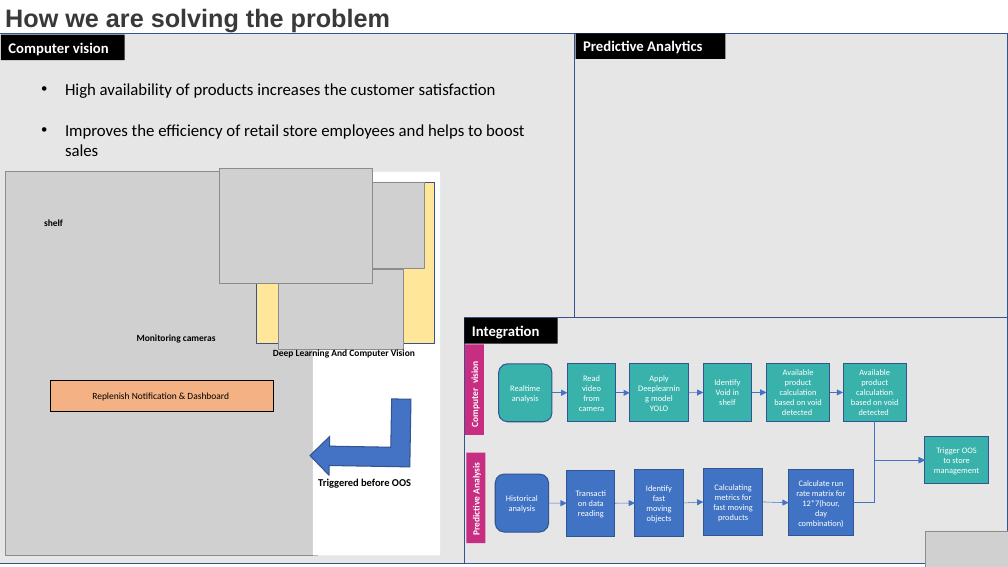
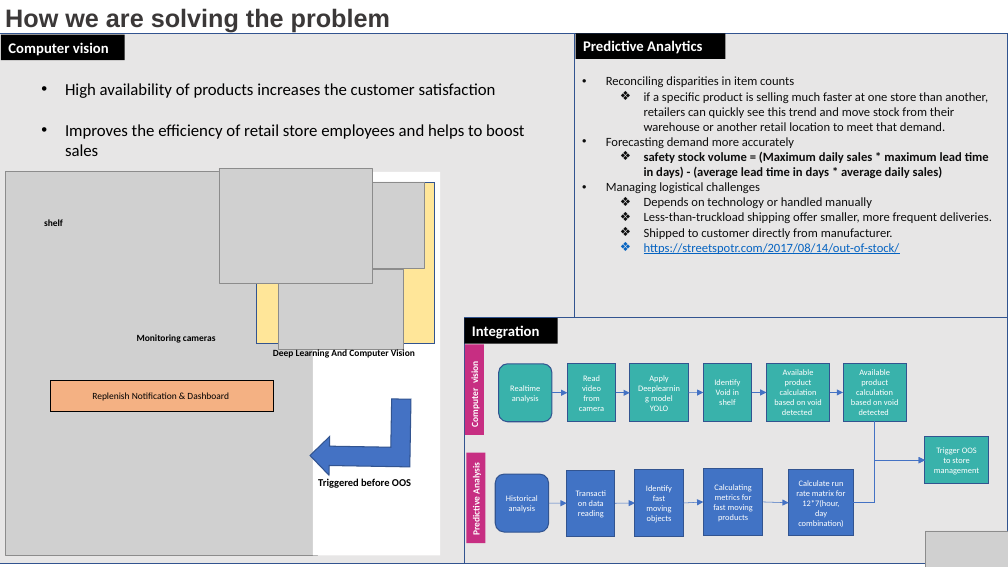
Before and after one commit to ankitnamdeo34/hackerearth_p-g, a slide deck: slide 2 of P_and_G_modified_R.pptx. Drawn at 1008x567 pixels with LibreOffice and Linux fonts; fonts in the diff are those of the drawing; grey boxes stand for pictures. Boxes give left, top, right and bottom in pixels: in the first picture for what was removed or moved away, otherwise in the second. Text is boxed around its words. In the diff, an @@ line names an element or a change of style, - is before the commit and + after.

```diff
--- a/P_and_G_modified_R.pptx
+++ b/P_and_G_modified_R.pptx
@@ text in rectangle at [606, 76, 992, 254]: text added @@
+• Reconciling disparities in item counts
+  ❖ if a specific product is selling much faster at one store than another, retailers can quickly see this trend and move stock from their warehouse or another retail location to meet that demand.
+• Forecasting demand more accurately
+  ❖ safety stock volume = (Maximum daily sales * maximum lead time in days) - (average lead time in days * average daily sales)
+• Managing logistical challenges
+  ❖ Depends on technology or handled manually
+  ❖ Less-than-truckload shipping offer smaller, more frequent deliveries.
+  ❖ Shipped to customer directly from manufacturer.
+  ❖ https://streetspotr.com/2017/08/14/out-of-stock/
```
Also in this commit, not shown: 1 other slide changed.
